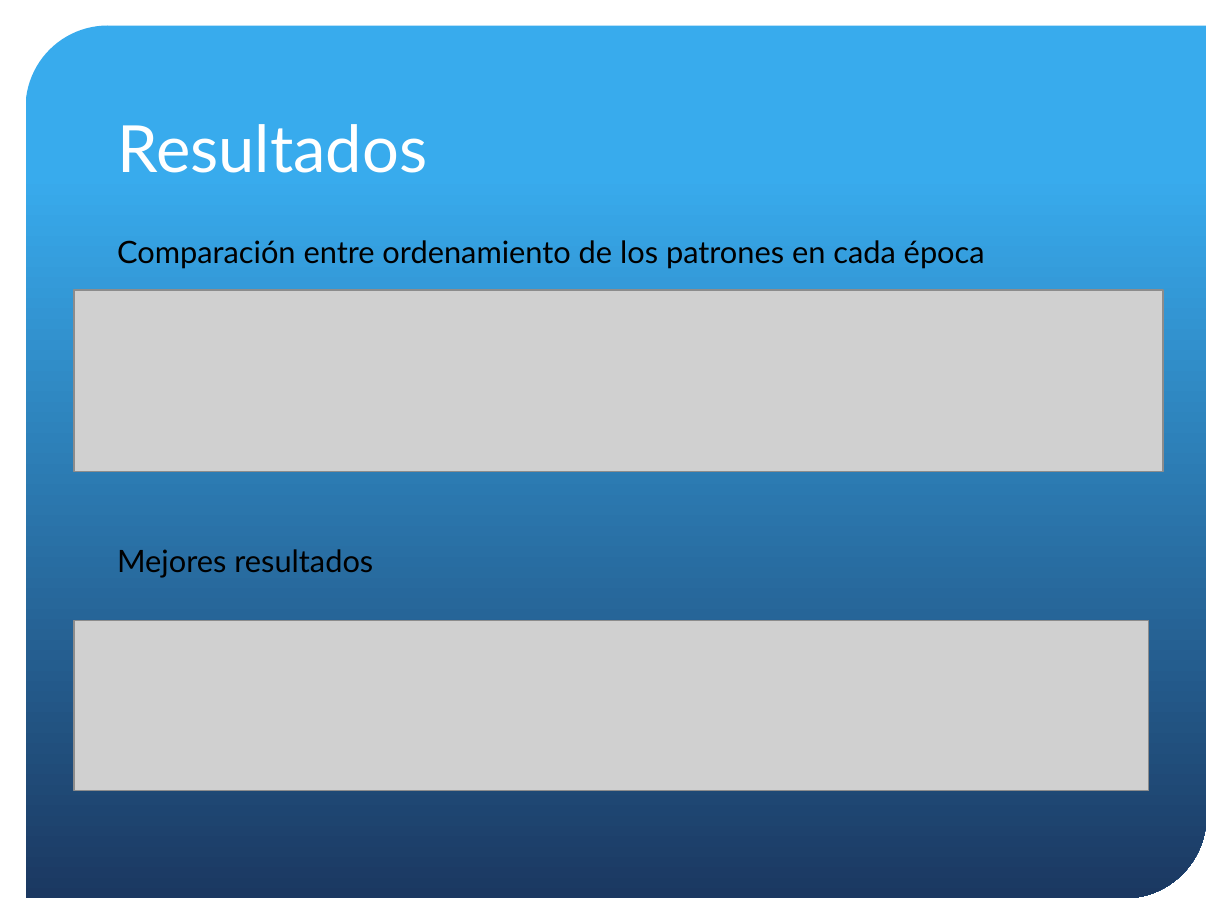
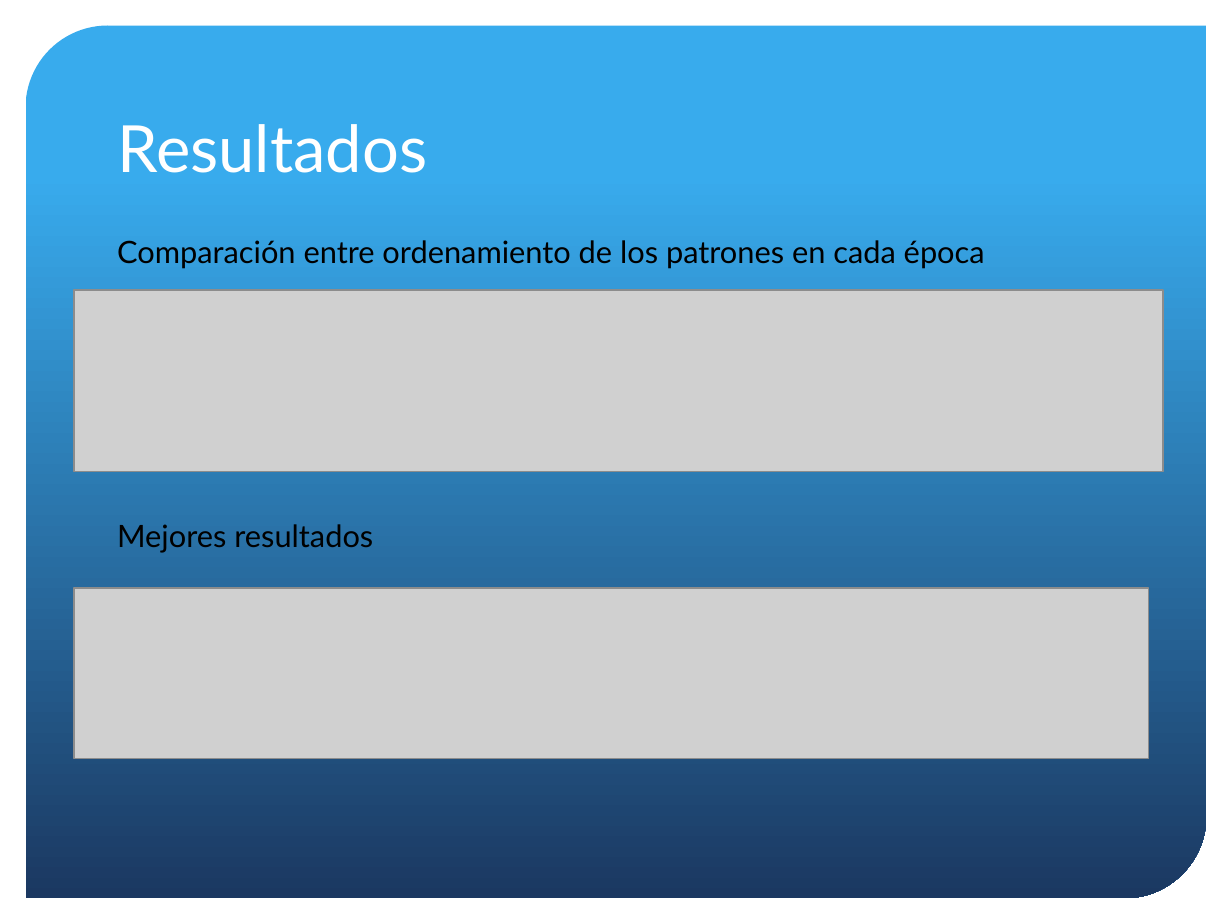
Before and after one commit to joseignaciosg/SIA-TP2, a slide deck: slide 15 of docs/SIA-TP2.pptx (slide 16 before the commit). Drawn at 1232x924 pixels with LibreOffice and Linux fonts; fonts in the diff are those of the drawing; grey boxes stand for pictures; background and template pictures are left out. Boxes give left, top, right and bottom in pixels: in the first picture for what was removed or moved away, otherwise in the second. Text is boxed around its words. In the diff, an @@ line names an element or a change of style, - is before the commit and + after.

```diff
--- a/docs/SIA-TP2.pptx
+++ b/docs/SIA-TP2.pptx
@@ text "Mejores resultados": place and size @@
-text "Mejores resultados" at [117, 549, 373, 578]
+text "Mejores resultados" at [117, 524, 373, 553]
@@ picture: place and size @@
-picture at [74, 621, 1148, 791]
+picture at [74, 588, 1148, 758]
```
Also in this commit, not shown: 4 other slides changed, 4 slides added, 2 slides removed.
